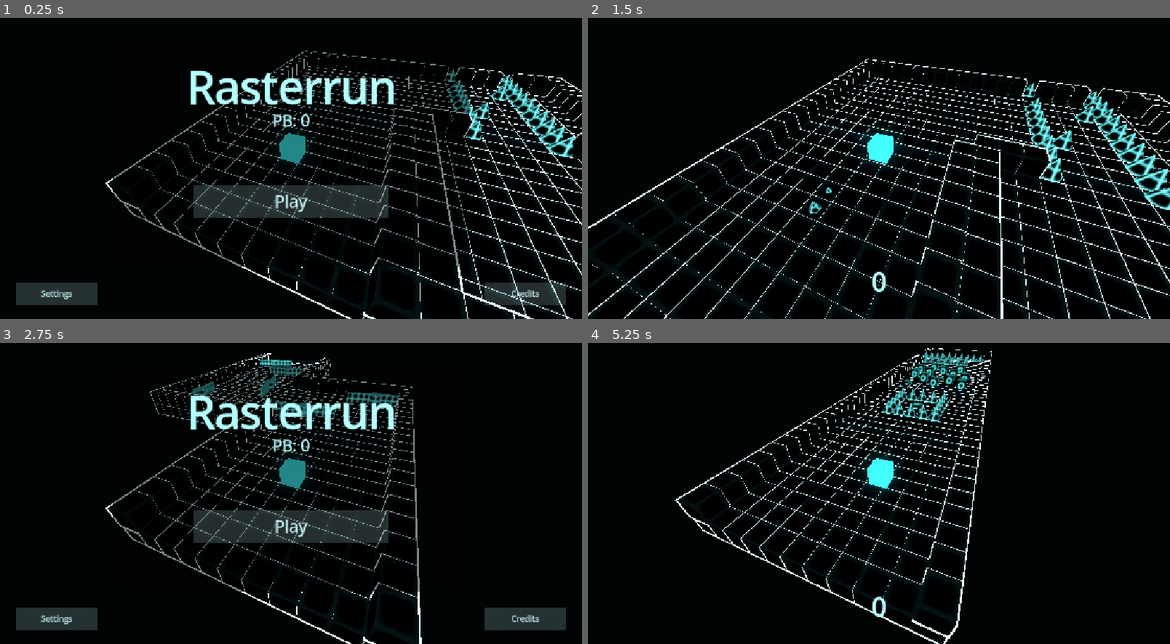
Above: before the commit, frames 1-4 (two rows, left to right).
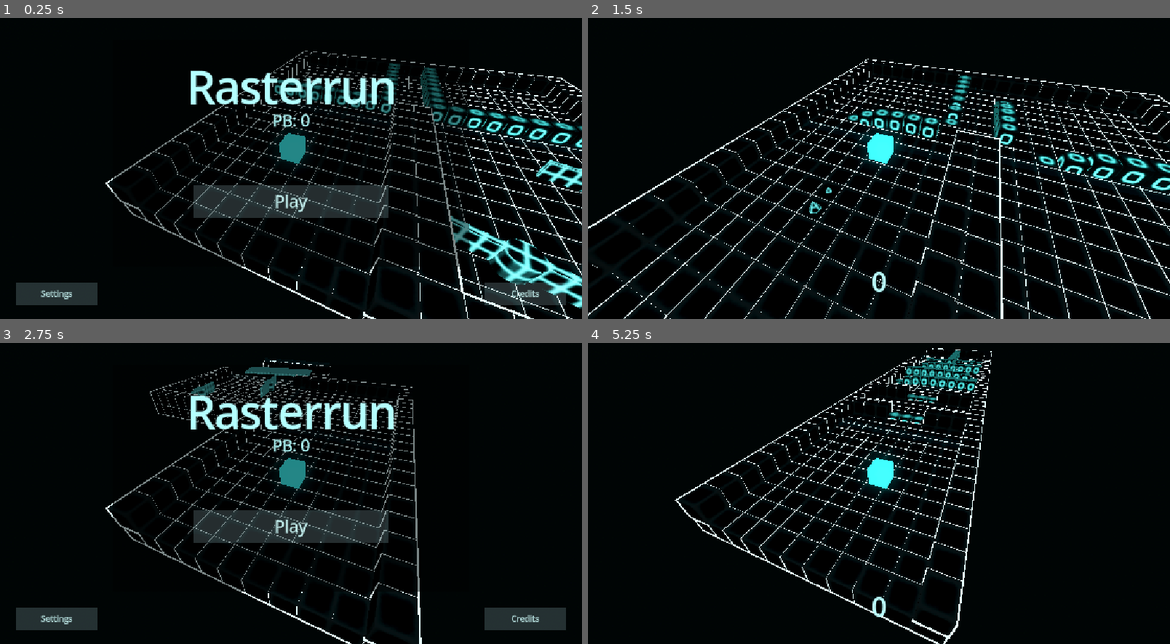
Above: after the commit, the same moments.

Repository: Username4D/rasterrun
Game: Godot game, scene res://scenes/gameplay.tscn
Two runs of this game, one before a commit and one after it. Both use one fixed random seed, a clock stepped at 60 frames per second and the inputs below.
Inputs:
- Up to frame 1 (0.25 s): no input
- Up to frame 2 (1.5 s): click "Play" at 0.5 s; tap Enter (ui_accept) at 1.25 s; hold Right (ui_right) from 1.28 s (still down)
- Up to frame 3 (2.75 s): tap Enter (ui_accept) at 1.52 s; release Right (ui_right) at 2 s; click "Retry" at 2 s
- Up to frame 4 (5.25 s): click "Play" at 2.75 s; hold Down (ui_down) 3.53-4.25 s; tap Enter (ui_accept) at 3.77 s; click "Retry" at 4.25 s; hold Right (ui_right) from 5.03 s (still down)

The runs differ from the first frame. In frame 1, 5.3% of the frame differs, in the area x 47-100%, y 14-97%; in frame 2, 4.2%; in frame 3, 0.9%; in frame 4, 1.7%.
Error in both runs: Cannot call method 'queue_free' on a null value. (res://scripts/demo_scene.gd:13)

Commit message:
added 3 new floors

Diff:
--- /dev/null
+++ b/scenes/floors/-1/6.tscn
@@ -0,0 +1,134 @@
+[gd_scene load_steps=4 format=3 uid="uid://3mvbceukhbbo"]
+
+[ext_resource type="PackedScene" uid="uid://cqniu86ehuq6y" path="res://scenes/floor.tscn" id="1_3xasn"]
+[ext_resource type="PackedScene" uid="uid://dufstaynulvg5" path="res://scenes/pulse_wall.tscn" id="2_bik0o"]
+[ext_resource type="PackedScene" uid="uid://ch3gpdhfoyjbm" path="res://scenes/wall.tscn" id="3_n1qb1"]
+
+[node name="floor" instance=ExtResource("1_3xasn")]
+next = Vector2(-1, 0)
+
+[node name="pulse_wall" parent="wall" index="121" instance=ExtResource("2_bik0o")]
+transform = Transform3D(1, 0, 0, 0, 1, 0, 0, 0, 1, 0, 0.5, 0)
+offset = 2.0
+
+[node name="pulse_wall2" parent="wall" index="122" instance=ExtResource("2_bik0o")]
+transform = Transform3D(1, 0, 0, 0, 1, 0, 0, 0, 1, 0, 0.5, -1)
+offset = 2.0
+
+[node name="pulse_wall3" parent="wall" index="123" instance=ExtResource("2_bik0o")]
+transform = Transform3D(1, 0, 0, 0, 1, 0, 0, 0, 1, 0, 0.5, -2)
+offset = 2.0
+
+[node name="pulse_wall4" parent="wall" index="124" instance=ExtResource("2_bik0o")]
+transform = Transform3D(1, 0, 0, 0, 1, 0, 0, 0, 1, 0, 0.5, -3)
+offset = 2.0
+
+[node name="pulse_wall5" parent="wall" index="125" instance=ExtResource("2_bik0o")]
+transform = Transform3D(1, 0, 0, 0, 1, 0, 0, 0, 1, 0, 0.5, -4)
+offset = 2.0
+
+[node name="pulse_wall6" parent="wall" index="126" instance=ExtResource("2_bik0o")]
+transform = Transform3D(1, 0, 0, 0, 1, 0, 0, 0, 1, 1, 0.5, 0)
+
+[node name="pulse_wall7" parent="wall" index="127" instance=ExtResource("2_bik0o")]
+transform = Transform3D(1, 0, 0, 0, 1, 0, 0, 0, 1, 2, 0.5, 0)
+
+[node name="pulse_wall8" parent="wall" index="128" instance=ExtResource("2_bik0o")]
+transform = Transform3D(1, 0, 0, 0, 1, 0, 0, 0, 1, 3, 0.5, 0)
+
+[node name="pulse_wall9" parent="wall" index="129" instance=ExtResource("2_bik0o")]
+transform = Transform3D(1, 0, 0, 0, 1, 0, 0, 0, 1, 4, 0.5, 0)
+
+[node name="pulse_wall10" parent="wall" index="130" instance=ExtResource("2_bik0o")]
+transform = Transform3D(1, 0, 0, 0, 1, 0, 0, 0, 1, 0, 0.5, 1)
+offset = 2.0
+
+[node name="pulse_wall11" parent="wall" index="131" instance=ExtResource("2_bik0o")]
+transform = Transform3D(1, 0, 0, 0, 1, 0, 0, 0, 1, 0, 0.5, 2)
+offset = 2.0
+
+[node name="pulse_wall12" parent="wall" index="132" instance=ExtResource("2_bik0o")]
+transform = Transform3D(1, 0, 0, 0, 1, 0, 0, 0, 1, 0, 0.5, 3)
+offset = 2.0
+
+[node name="pulse_wall13" parent="wall" index="133" instance=ExtResource("2_bik0o")]
+transform = Transform3D(1, 0, 0, 0, 1, 0, 0, 0, 1, 0, 0.5, 4)
+offset = 2.0
+
+[node name="pulse_wall14" parent="wall" index="134" instance=ExtResource("2_bik0o")]
+transform = Transform3D(1, 0, 0, 0, 1, 0, 0, 0, 1, -1, 0.5, 0)
+
+[node name="pulse_wall15" parent="wall" index="135" instance=ExtResource("2_bik0o")]
+transform = Transform3D(1, 0, 0, 0, 1, 0, 0, 0, 1, -2, 0.5, 0)
+
+[node name="pulse_wall16" parent="wall" index="136" instance=ExtResource("2_bik0o")]
+transform = Transform3D(1, 0, 0, 0, 1, 0, 0, 0, 1, -3, 0.5, 0)
+
+[node name="pulse_wall17" parent="wall" index="137" instance=ExtResource("2_bik0o")]
+transform = Transform3D(1, 0, 0, 0, 1, 0, 0, 0, 1, -4, 0.5, 0)
+
+[node name="wall2" parent="." index="4" instance=ExtResource("3_n1qb1")]
+transform = Transform3D(1, 0, 0, 0, 1, 0, 0, 0, 1, 5, 0.5, -5)
+
+[node name="wall3" parent="." index="5" instance=ExtResource("3_n1qb1")]
+transform = Transform3D(1, 0, 0, 0, 1, 0, 0, 0, 1, -4, 0.5, 5)
+
+[node name="wall4" parent="." index="6" instance=ExtResource("3_n1qb1")]
+transform = Transform3D(1, 0, 0, 0, 1, 0, 0, 0, 1, -3, 0.5, 5)
+
+[node name="wall5" parent="." index="7" instance=ExtResource("3_n1qb1")]
+transform = Transform3D(1, 0, 0, 0, 1, 0, 0, 0, 1, -2, 0.5, 5)
+
+[node name="wall6" parent="." index="8" instance=ExtResource("3_n1qb1")]
+transform = Transform3D(1, 0, 0, 0, 1, 0, 0, 0, 1, -1, 0.5, 5)
+
+[node name="wall7" parent="." index="9" instance=ExtResource("3_n1qb1")]
+transform = Transform3D(1, 0, 0, 0, 1, 0, 0, 0, 1, 0, 0.5, 5)
+
+[node name="wall8" parent="." index="10" instance=ExtResource("3_n1qb1")]
+transform = Transform3D(1, 0, 0, 0, 1, 0, 0, 0, 1, 1, 0.5, 5)
+
+[node name="wall9" parent="." index="11" instance=ExtResource("3_n1qb1")]
+transform = Transform3D(1, 0, 0, 0, 1, 0, 0, 0, 1, 2, 0.5, 5)
+
+[node name="wall10" parent="." index="12" instance=ExtResource("3_n1qb1")]
+transform = Transform3D(1, 0, 0, 0, 1, 0, 0, 0, 1, 3, 0.5, 5)
+
+[node name="wall11" parent="." index="13" instance=ExtResource("3_n1qb1")]
+transform = Transform3D(1, 0, 0, 0, 1, 0, 0, 0, 1, 3.979476, 0.5, 5)
+
+[node name="wall12" parent="." index="14" instance=ExtResource("3_n1qb1")]
+transform = Transform3D(1, 0, 0, 0, 1, 0, 0, 0, 1, 5, 0.5, 5)
+
+[node name="wall13" parent="." index="15" instance=ExtResource("3_n1qb1")]
+transform = Transform3D(1, 0, 0, 0, 1, 0, 0, 0, 1, -5, 0.5, 5)
+
+[node name="wall14" parent="." index="16" instance=ExtResource("3_n1qb1")]
+transform = Transform3D(1, 0, 0, 0, 1, 0, 0, 0, 1, -5, 0.5, 4)
+
+[node name="wall15" parent="." index="17" instance=ExtResource("3_n1qb1")]
+transform = Transform3D(1, 0, 0, 0, 1, 0, 0, 0, 1, -5, 0.5, 3)
+
+[node name="wall16" parent="." index="18" instance=ExtResource("3_n1qb1")]
+transform = Transform3D(1, 0, 0, 0, 1, 0, 0, 0, 1, -5, 0.5, 2)
+
+[node name="wall17" parent="." index="19" instance=ExtResource("3_n1qb1")]
+transform = Transform3D(1, 0, 0, 0, 1, 0, 0, 0, 1, -5, 0.5, 1)
+
+[node name="wall18" parent="." index="20" instance=ExtResource("3_n1qb1")]
+transform = Transform3D(1, 0, 0, 0, 1, 0, 0, 0, 1, -5, 0.5, 0)
+
+[node name="wall19" parent="." index="21" instance=ExtResource("3_n1qb1")]
+transform = Transform3D(1, 0, 0, 0, 1, 0, 0, 0, 1, -5, 0.5, -1)
+
+[node name="wall20" parent="." index="22" instance=ExtResource("3_n1qb1")]
+transform = Transform3D(1, 0, 0, 0, 1, 0, 0, 0, 1, -5, 0.5, -2)
+
+[node name="wall21" parent="." index="23" instance=ExtResource("3_n1qb1")]
+transform = Transform3D(1, 0, 0, 0, 1, 0, 0, 0, 1, -5, 0.5, -3)
+
+[node name="wall22" parent="." index="24" instance=ExtResource("3_n1qb1")]
+transform = Transform3D(1, 0, 0, 0, 1, 0, 0, 0, 1, -5, 0.5, -4)
+
+[node name="wall23" parent="." index="25" instance=ExtResource("3_n1qb1")]
+transform = Transform3D(1, 0, 0, 0, 1, 0, 0, 0, 1, -5, 0.5, -5)
--- /dev/null
+++ b/scenes/floors/0/8.tscn
@@ -0,0 +1,133 @@
+[gd_scene load_steps=4 format=3 uid="uid://doyat7x1avpkk"]
+
+[ext_resource type="PackedScene" uid="uid://cqniu86ehuq6y" path="res://scenes/floor.tscn" id="1_af4vm"]
+[ext_resource type="PackedScene" uid="uid://dufstaynulvg5" path="res://scenes/pulse_wall.tscn" id="2_eo40u"]
+[ext_resource type="PackedScene" uid="uid://ch3gpdhfoyjbm" path="res://scenes/wall.tscn" id="3_2p11u"]
+
+[node name="floor" instance=ExtResource("1_af4vm")]
+
+[node name="pulse_wall" parent="wall" index="121" instance=ExtResource("2_eo40u")]
+transform = Transform3D(1, 0, 0, 0, 1, 0, 0, 0, 1, 0, 0.5, 0)
+offset = 2.0
+
+[node name="pulse_wall2" parent="wall" index="122" instance=ExtResource("2_eo40u")]
+transform = Transform3D(1, 0, 0, 0, 1, 0, 0, 0, 1, 0, 0.5, -1)
+offset = 2.0
+
+[node name="pulse_wall3" parent="wall" index="123" instance=ExtResource("2_eo40u")]
+transform = Transform3D(1, 0, 0, 0, 1, 0, 0, 0, 1, 0, 0.5, -2)
+offset = 2.0
+
+[node name="pulse_wall4" parent="wall" index="124" instance=ExtResource("2_eo40u")]
+transform = Transform3D(1, 0, 0, 0, 1, 0, 0, 0, 1, 0, 0.5, -3)
+offset = 2.0
+
+[node name="pulse_wall5" parent="wall" index="125" instance=ExtResource("2_eo40u")]
+transform = Transform3D(1, 0, 0, 0, 1, 0, 0, 0, 1, 0, 0.5, -4)
+offset = 2.0
+
+[node name="pulse_wall6" parent="wall" index="126" instance=ExtResource("2_eo40u")]
+transform = Transform3D(1, 0, 0, 0, 1, 0, 0, 0, 1, 1, 0.5, 0)
+
+[node name="pulse_wall7" parent="wall" index="127" instance=ExtResource("2_eo40u")]
+transform = Transform3D(1, 0, 0, 0, 1, 0, 0, 0, 1, 2, 0.5, 0)
+
+[node name="pulse_wall8" parent="wall" index="128" instance=ExtResource("2_eo40u")]
+transform = Transform3D(1, 0, 0, 0, 1, 0, 0, 0, 1, 3, 0.5, 0)
+
+[node name="pulse_wall9" parent="wall" index="129" instance=ExtResource("2_eo40u")]
+transform = Transform3D(1, 0, 0, 0, 1, 0, 0, 0, 1, 4, 0.5, 0)
+
+[node name="pulse_wall10" parent="wall" index="130" instance=ExtResource("2_eo40u")]
+transform = Transform3D(1, 0, 0, 0, 1, 0, 0, 0, 1, 0, 0.5, 1)
+offset = 2.0
+
+[node name="pulse_wall11" parent="wall" index="131" instance=ExtResource("2_eo40u")]
+transform = Transform3D(1, 0, 0, 0, 1, 0, 0, 0, 1, 0, 0.5, 2)
+offset = 2.0
+
+[node name="pulse_wall12" parent="wall" index="132" instance=ExtResource("2_eo40u")]
+transform = Transform3D(1, 0, 0, 0, 1, 0, 0, 0, 1, 0, 0.5, 3)
+offset = 2.0
+
+[node name="pulse_wall13" parent="wall" index="133" instance=ExtResource("2_eo40u")]
+transform = Transform3D(1, 0, 0, 0, 1, 0, 0, 0, 1, 0, 0.5, 4)
+offset = 2.0
+
+[node name="pulse_wall14" parent="wall" index="134" instance=ExtResource("2_eo40u")]
+transform = Transform3D(1, 0, 0, 0, 1, 0, 0, 0, 1, -1, 0.5, 0)
+
+[node name="pulse_wall15" parent="wall" index="135" instance=ExtResource("2_eo40u")]
+transform = Transform3D(1, 0, 0, 0, 1, 0, 0, 0, 1, -2, 0.5, 0)
+
+[node name="pulse_wall16" parent="wall" index="136" instance=ExtResource("2_eo40u")]
+transform = Transform3D(1, 0, 0, 0, 1, 0, 0, 0, 1, -3, 0.5, 0)
+
+[node name="pulse_wall17" parent="wall" index="137" instance=ExtResource("2_eo40u")]
+transform = Transform3D(1, 0, 0, 0, 1, 0, 0, 0, 1, -4, 0.5, 0)
+
+[node name="wall2" parent="." index="4" instance=ExtResource("3_2p11u")]
+transform = Transform3D(1, 0, 0, 0, 1, 0, 0, 0, 1, 5, 0.5, -5)
+
+[node name="wall3" parent="." index="5" instance=ExtResource("3_2p11u")]
+transform = Transform3D(1, 0, 0, 0, 1, 0, 0, 0, 1, 5, 0.5, -4)
+
+[node name="wall4" parent="." index="6" instance=ExtResource("3_2p11u")]
+transform = Transform3D(1, 0, 0, 0, 1, 0, 0, 0, 1, 5, 0.5, -3)
+
+[node name="wall5" parent="." index="7" instance=ExtResource("3_2p11u")]
+transform = Transform3D(1, 0, 0, 0, 1, 0, 0, 0, 1, 5, 0.5, -2)
+
+[node name="wall6" parent="." index="8" instance=ExtResource("3_2p11u")]
+transform = Transform3D(1, 0, 0, 0, 1, 0, 0, 0, 1, 5, 0.5, -1)
+
+[node name="wall7" parent="." index="9" instance=ExtResource("3_2p11u")]
+transform = Transform3D(1, 0, 0, 0, 1, 0, 0, 0, 1, 5, 0.5, 0)
+
+[node name="wall8" parent="." index="10" instance=ExtResource("3_2p11u")]
+transform = Transform3D(1, 0, 0, 0, 1, 0, 0, 0, 1, 5, 0.5, 1)
+
+[node name="wall9" parent="." index="11" instance=ExtResource("3_2p11u")]
+transform = Transform3D(1, 0, 0, 0, 1, 0, 0, 0, 1, 5, 0.5, 2)
+
+[node name="wall10" parent="." index="12" instance=ExtResource("3_2p11u")]
+transform = Transform3D(1, 0, 0, 0, 1, 0, 0, 0, 1, 5, 0.5, 3)
+
+[node name="wall11" parent="." index="13" instance=ExtResource("3_2p11u")]
+transform = Transform3D(1, 0, 0, 0, 1, 0, 0, 0, 1, 5, 0.5, 4)
+
+[node name="wall12" parent="." index="14" instance=ExtResource("3_2p11u")]
+transform = Transform3D(1, 0, 0, 0, 1, 0, 0, 0, 1, 5, 0.5, 5)
+
+[node name="wall13" parent="." index="15" instance=ExtResource("3_2p11u")]
+transform = Transform3D(1, 0, 0, 0, 1, 0, 0, 0, 1, -5, 0.5, 5)
+
+[node name="wall14" parent="." index="16" instance=ExtResource("3_2p11u")]
+transform = Transform3D(1, 0, 0, 0, 1, 0, 0, 0, 1, -5, 0.5, 4)
+
+[node name="wall15" parent="." index="17" instance=ExtResource("3_2p11u")]
+transform = Transform3D(1, 0, 0, 0, 1, 0, 0, 0, 1, -5, 0.5, 3)
+
+[node name="wall16" parent="." index="18" instance=ExtResource("3_2p11u")]
+transform = Transform3D(1, 0, 0, 0, 1, 0, 0, 0, 1, -5, 0.5, 2)
+
+[node name="wall17" parent="." index="19" instance=ExtResource("3_2p11u")]
+transform = Transform3D(1, 0, 0, 0, 1, 0, 0, 0, 1, -5, 0.5, 1)
+
+[node name="wall18" parent="." index="20" instance=ExtResource("3_2p11u")]
+transform = Transform3D(1, 0, 0, 0, 1, 0, 0, 0, 1, -5, 0.5, 0)
+
+[node name="wall19" parent="." index="21" instance=ExtResource("3_2p11u")]
+transform = Transform3D(1, 0, 0, 0, 1, 0, 0, 0, 1, -5, 0.5, -1)
+
+[node name="wall20" parent="." index="22" instance=ExtResource("3_2p11u")]
+transform = Transform3D(1, 0, 0, 0, 1, 0, 0, 0, 1, -5, 0.5, -2)
+
+[node name="wall21" parent="." index="23" instance=ExtResource("3_2p11u")]
+transform = Transform3D(1, 0, 0, 0, 1, 0, 0, 0, 1, -5, 0.5, -3)
+
+[node name="wall22" parent="." index="24" instance=ExtResource("3_2p11u")]
+transform = Transform3D(1, 0, 0, 0, 1, 0, 0, 0, 1, -5, 0.5, -4)
+
+[node name="wall23" parent="." index="25" instance=ExtResource("3_2p11u")]
+transform = Transform3D(1, 0, 0, 0, 1, 0, 0, 0, 1, -5, 0.5, -5)
--- /dev/null
+++ b/scenes/floors/1/6.tscn
@@ -0,0 +1,134 @@
+[gd_scene load_steps=4 format=3 uid="uid://fffvkq66q5te"]
+
+[ext_resource type="PackedScene" uid="uid://cqniu86ehuq6y" path="res://scenes/floor.tscn" id="1_al17i"]
+[ext_resource type="PackedScene" uid="uid://dufstaynulvg5" path="res://scenes/pulse_wall.tscn" id="2_hbco7"]
+[ext_resource type="PackedScene" uid="uid://ch3gpdhfoyjbm" path="res://scenes/wall.tscn" id="3_nemg2"]
+
+[node name="floor" instance=ExtResource("1_al17i")]
+next = Vector2(1, 0)
+
+[node name="pulse_wall" parent="wall" index="121" instance=ExtResource("2_hbco7")]
+transform = Transform3D(1, 0, 0, 0, 1, 0, 0, 0, 1, 0, 0.5, 0)
+offset = 2.0
+
+[node name="pulse_wall2" parent="wall" index="122" instance=ExtResource("2_hbco7")]
+transform = Transform3D(1, 0, 0, 0, 1, 0, 0, 0, 1, 0, 0.5, -1)
+offset = 2.0
+
+[node name="pulse_wall3" parent="wall" index="123" instance=ExtResource("2_hbco7")]
+transform = Transform3D(1, 0, 0, 0, 1, 0, 0, 0, 1, 0, 0.5, -2)
+offset = 2.0
+
+[node name="pulse_wall4" parent="wall" index="124" instance=ExtResource("2_hbco7")]
+transform = Transform3D(1, 0, 0, 0, 1, 0, 0, 0, 1, 0, 0.5, -3)
+offset = 2.0
+
+[node name="pulse_wall5" parent="wall" index="125" instance=ExtResource("2_hbco7")]
+transform = Transform3D(1, 0, 0, 0, 1, 0, 0, 0, 1, 0, 0.5, -4)
+offset = 2.0
+
+[node name="pulse_wall6" parent="wall" index="126" instance=ExtResource("2_hbco7")]
+transform = Transform3D(1, 0, 0, 0, 1, 0, 0, 0, 1, 1, 0.5, 0)
+
+[node name="pulse_wall7" parent="wall" index="127" instance=ExtResource("2_hbco7")]
+transform = Transform3D(1, 0, 0, 0, 1, 0, 0, 0, 1, 2, 0.5, 0)
+
+[node name="pulse_wall8" parent="wall" index="128" instance=ExtResource("2_hbco7")]
+transform = Transform3D(1, 0, 0, 0, 1, 0, 0, 0, 1, 3, 0.5, 0)
+
+[node name="pulse_wall9" parent="wall" index="129" instance=ExtResource("2_hbco7")]
+transform = Transform3D(1, 0, 0, 0, 1, 0, 0, 0, 1, 4, 0.5, 0)
+
+[node name="pulse_wall10" parent="wall" index="130" instance=ExtResource("2_hbco7")]
+transform = Transform3D(1, 0, 0, 0, 1, 0, 0, 0, 1, 0, 0.5, 1)
+offset = 2.0
+
+[node name="pulse_wall11" parent="wall" index="131" instance=ExtResource("2_hbco7")]
+transform = Transform3D(1, 0, 0, 0, 1, 0, 0, 0, 1, 0, 0.5, 2)
+offset = 2.0
+
+[node name="pulse_wall12" parent="wall" index="132" instance=ExtResource("2_hbco7")]
+transform = Transform3D(1, 0, 0, 0, 1, 0, 0, 0, 1, 0, 0.5, 3)
+offset = 2.0
+
+[node name="pulse_wall13" parent="wall" index="133" instance=ExtResource("2_hbco7")]
+transform = Transform3D(1, 0, 0, 0, 1, 0, 0, 0, 1, 0, 0.5, 4)
+offset = 2.0
+
+[node name="pulse_wall14" parent="wall" index="134" instance=ExtResource("2_hbco7")]
+transform = Transform3D(1, 0, 0, 0, 1, 0, 0, 0, 1, -1, 0.5, 0)
+
+[node name="pulse_wall15" parent="wall" index="135" instance=ExtResource("2_hbco7")]
+transform = Transform3D(1, 0, 0, 0, 1, 0, 0, 0, 1, -2, 0.5, 0)
+
+[node name="pulse_wall16" parent="wall" index="136" instance=ExtResource("2_hbco7")]
+transform = Transform3D(1, 0, 0, 0, 1, 0, 0, 0, 1, -3, 0.5, 0)
+
+[node name="pulse_wall17" parent="wall" index="137" instance=ExtResource("2_hbco7")]
+transform = Transform3D(1, 0, 0, 0, 1, 0, 0, 0, 1, -4, 0.5, 0)
+
+[node name="wall2" parent="." index="4" instance=ExtResource("3_nemg2")]
+transform = Transform3D(1, 0, 0, 0, 1, 0, 0, 0, 1, 5, 0.5, -5)
+
+[node name="wall3" parent="." index="5" instance=ExtResource("3_nemg2")]
+transform = Transform3D(1, 0, 0, 0, 1, 0, 0, 0, 1, -4, 0.5, 5)
+
+[node name="wall4" parent="." index="6" instance=ExtResource("3_nemg2")]
+transform = Transform3D(1, 0, 0, 0, 1, 0, 0, 0, 1, -3, 0.5, 5)
+
+[node name="wall5" parent="." index="7" instance=ExtResource("3_nemg2")]
+transform = Transform3D(1, 0, 0, 0, 1, 0, 0, 0, 1, -2, 0.5, 5)
+
+[node name="wall6" parent="." index="8" instance=ExtResource("3_nemg2")]
+transform = Transform3D(1, 0, 0, 0, 1, 0, 0, 0, 1, -1, 0.5, 5)
+
+[node name="wall7" parent="." index="9" instance=ExtResource("3_nemg2")]
+transform = Transform3D(1, 0, 0, 0, 1, 0, 0, 0, 1, 0, 0.5, 5)
+
+[node name="wall8" parent="." index="10" instance=ExtResource("3_nemg2")]
+transform = Transform3D(1, 0, 0, 0, 1, 0, 0, 0, 1, 1, 0.5, 5)
+
+[node name="wall9" parent="." index="11" instance=ExtResource("3_nemg2")]
+transform = Transform3D(1, 0, 0, 0, 1, 0, 0, 0, 1, 2, 0.5, 5)
+
+[node name="wall10" parent="." index="12" instance=ExtResource("3_nemg2")]
+transform = Transform3D(1, 0, 0, 0, 1, 0, 0, 0, 1, 3, 0.5, 5)
+
+[node name="wall11" parent="." index="13" instance=ExtResource("3_nemg2")]
+transform = Transform3D(1, 0, 0, 0, 1, 0, 0, 0, 1, 3.979476, 0.5, 5)
+
+[node name="wall12" parent="." index="14" instance=ExtResource("3_nemg2")]
+transform = Transform3D(1, 0, 0, 0, 1, 0, 0, 0, 1, 5, 0.5, 5)
+
+[node name="wall13" parent="." index="15" instance=ExtResource("3_nemg2")]
+transform = Transform3D(1, 0, 0, 0, 1, 0, 0, 0, 1, -5, 0.5, 5)
+
+[node name="wall14" parent="." index="16" instance=ExtResource("3_nemg2")]
+transform = Transform3D(1, 0, 0, 0, 1, 0, 0, 0, 1, 5, 0.5, 4)
+
+[node name="wall15" parent="." index="17" instance=ExtResource("3_nemg2")]
+transform = Transform3D(1, 0, 0, 0, 1, 0, 0, 0, 1, 5, 0.5, 3)
+
+[node name="wall16" parent="." index="18" instance=ExtResource("3_nemg2")]
+transform = Transform3D(1, 0, 0, 0, 1, 0, 0, 0, 1, 5, 0.5, 2)
+
+[node name="wall17" parent="." index="19" instance=ExtResource("3_nemg2")]
+transform = Transform3D(1, 0, 0, 0, 1, 0, 0, 0, 1, 5, 0.5, 1)
+
+[node name="wall18" parent="." index="20" instance=ExtResource("3_nemg2")]
+transform = Transform3D(1, 0, 0, 0, 1, 0, 0, 0, 1, 5, 0.5, 0)
+
+[node name="wall19" parent="." index="21" instance=ExtResource("3_nemg2")]
+transform = Transform3D(1, 0, 0, 0, 1, 0, 0, 0, 1, 5, 0.5, -1)
+
+[node name="wall20" parent="." index="22" instance=ExtResource("3_nemg2")]
+transform = Transform3D(1, 0, 0, 0, 1, 0, 0, 0, 1, 5, 0.5, -2)
+
+[node name="wall21" parent="." index="23" instance=ExtResource("3_nemg2")]
+transform = Transform3D(1, 0, 0, 0, 1, 0, 0, 0, 1, 5, 0.5, -3)
+
+[node name="wall22" parent="." index="24" instance=ExtResource("3_nemg2")]
+transform = Transform3D(1, 0, 0, 0, 1, 0, 0, 0, 1, 5, 0.5, -4)
+
+[node name="wall23" parent="." index="25" instance=ExtResource("3_nemg2")]
+transform = Transform3D(1, 0, 0, 0, 1, 0, 0, 0, 1, -5, 0.5, -5)
--- a/scripts/floors.gd
+++ b/scripts/floors.gd
@@ -2,9 +2,9 @@
 
 @onready var last = self.get_child(0)
 
-var mi_one = [preload("res://scenes/floors/-1/0.tscn"), prel …(164 unchanged characters)… preload("res://scenes/floors/-1/5.tscn")]
-var zero = [preload("res://scenes/floors/0/0.tscn"), preload …(238 unchanged characters)…  preload("res://scenes/floors/0/7.tscn")]
-var one = [preload("res://scenes/floors/1/0.tscn"), preload("res://scenes/floors/1/1.tscn"), preload("res://scenes/floors/1/2.tscn"), preload("res://scenes/floors/1/3.tscn"), preload("res://scenes/floors/1/4.tscn"), preload("res://scenes/floors/1/5.tscn")]
+var mi_one = [preload("res://scenes/floors/-1/0.tscn"), prel …(164 unchanged characters)… preload("res://scenes/floors/-1/5.tscn"), preload("res://scenes/floors/-1/6.tscn")]
+var zero = [preload("res://scenes/floors/0/0.tscn"), preload …(238 unchanged characters)…  preload("res://scenes/floors/0/7.tscn"), preload("res://scenes/floors/0/8.tscn")]
+var one = [preload("res://scenes/floors/1/0.tscn"), preload("res://scenes/floors/1/1.tscn"), preload("res://scenes/floors/1/2.tscn"), preload("res://scenes/floors/1/3.tscn"), preload("res://scenes/floors/1/4.tscn"), preload("res://scenes/floors/1/5.tscn"), preload("res://scenes/floors/1/6.tscn")]
 
 var rng = RandomNumberGenerator.new()
 
